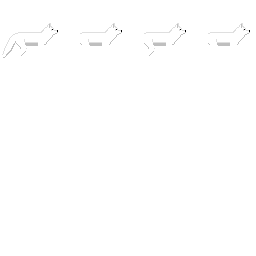
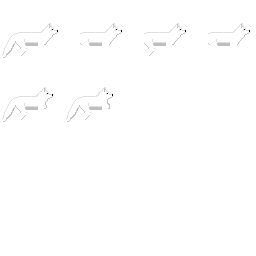
Two versions of the same layered image (256x256). Layer-by-layer changes:
painted on "Background" over [2, 87, 113, 122]
